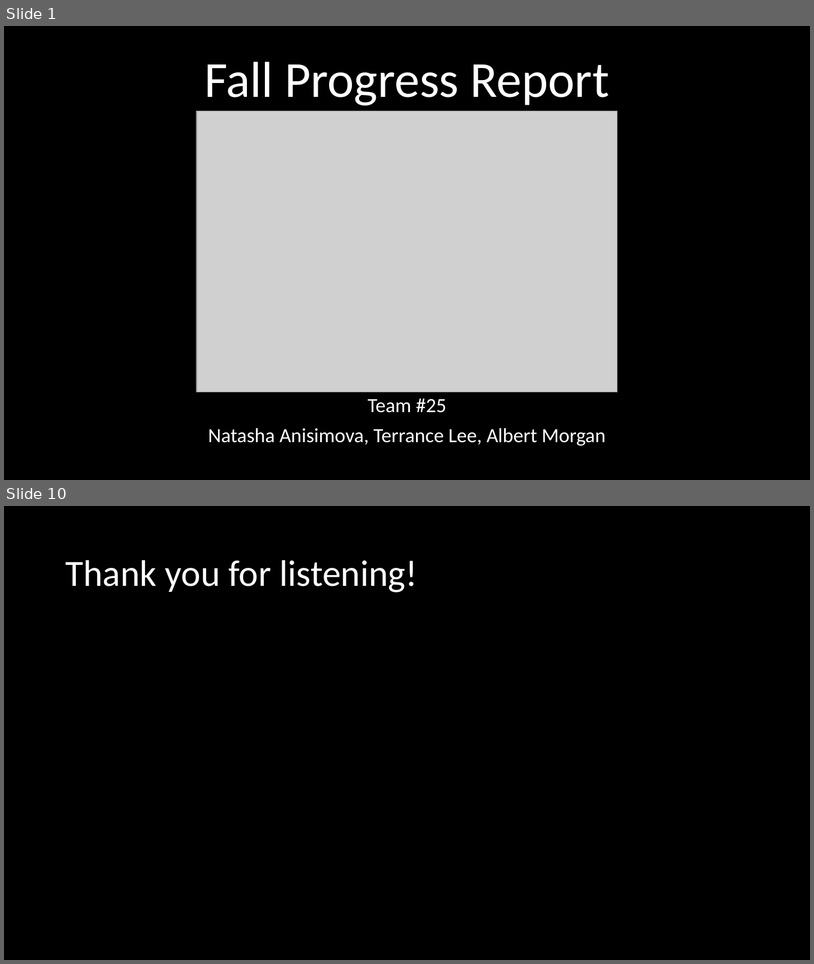
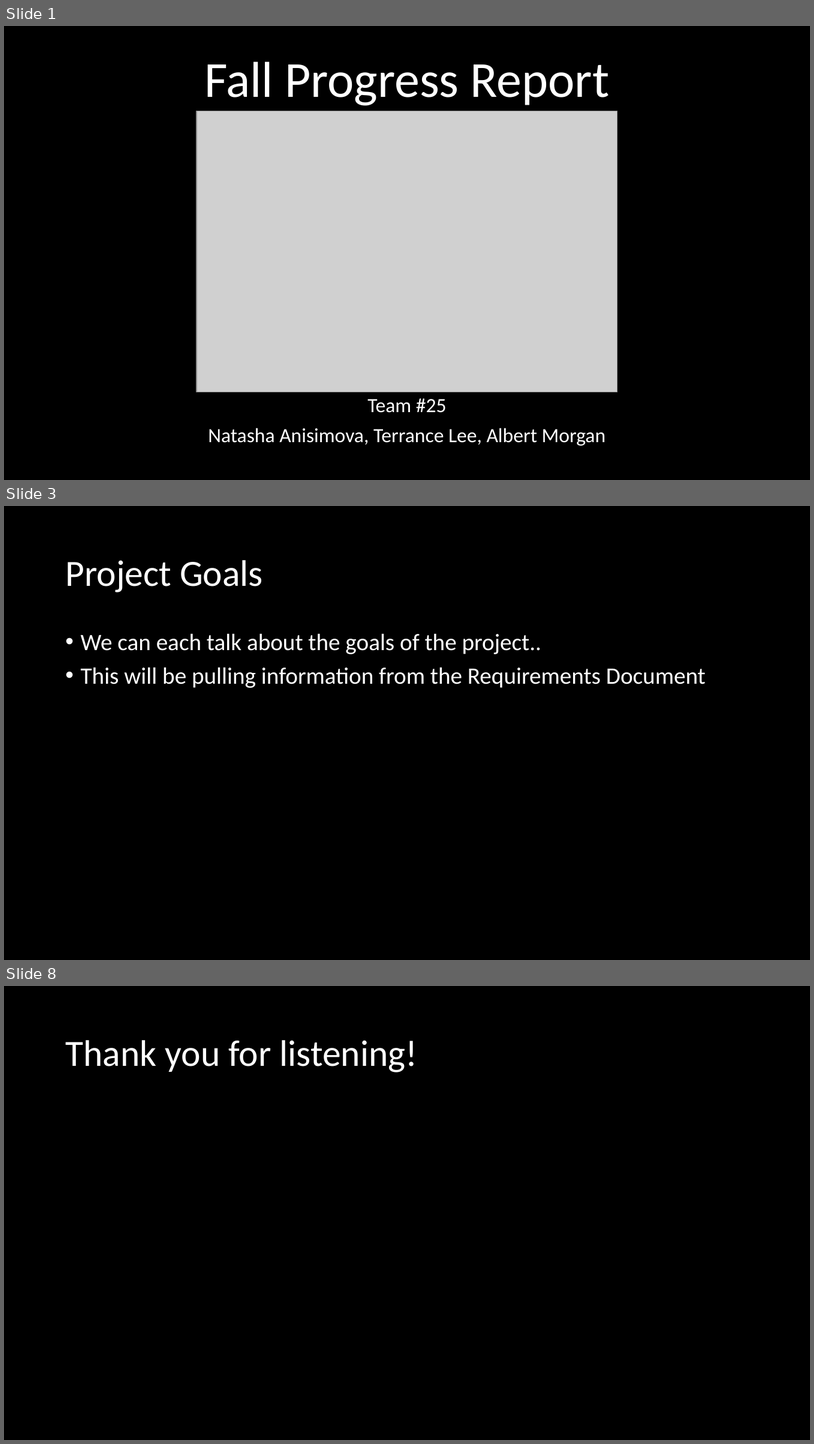
Before and after one commit to 100k-rocketry/groundstation, a slide deck: doc/presentations/FallProgressReport.pptx. Shown one above the other, each under a label of ours: slides 1 and 10 before the commit, slides 1, 3 and 8 after it; the slides between them are not shown. The pictures are 814x964 and 814x1444 pixels, drawn with LibreOffice and Linux fonts; fonts in the diff are those of the drawing; grey boxes stand for pictures. Boxes give left, top, right and bottom in pixels: in the first picture for what was removed or moved away, otherwise in the second. Text is boxed around its words. In the diff, an @@ line names an element or a change of style, - is before the commit and + after.

```diff
--- a/doc/presentations/FallProgressReport.pptx
+++ b/doc/presentations/FallProgressReport.pptx
@@ slide 3 added at [4, 506, 810, 960], background #000000 @@
@@ title added at [65, 560, 263, 592], 44 pt, text #FFFFFF @@
+Project Goals
@@ text added at [81, 633, 706, 688], 28 pt, text #FFFFFF @@
+• We can each talk about the goals of the project..
+• This will be pulling information from the Requirements Document
@@ what was slide 10 is now slide 8 @@
```
Also in this commit, not shown: 1 slide changed, 4 other slides added, 7 slides removed.
